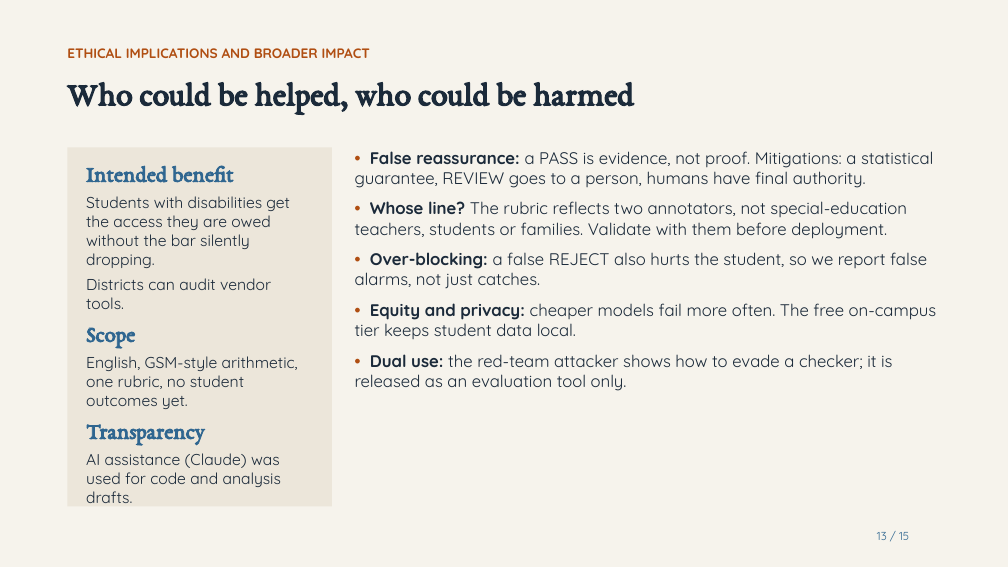
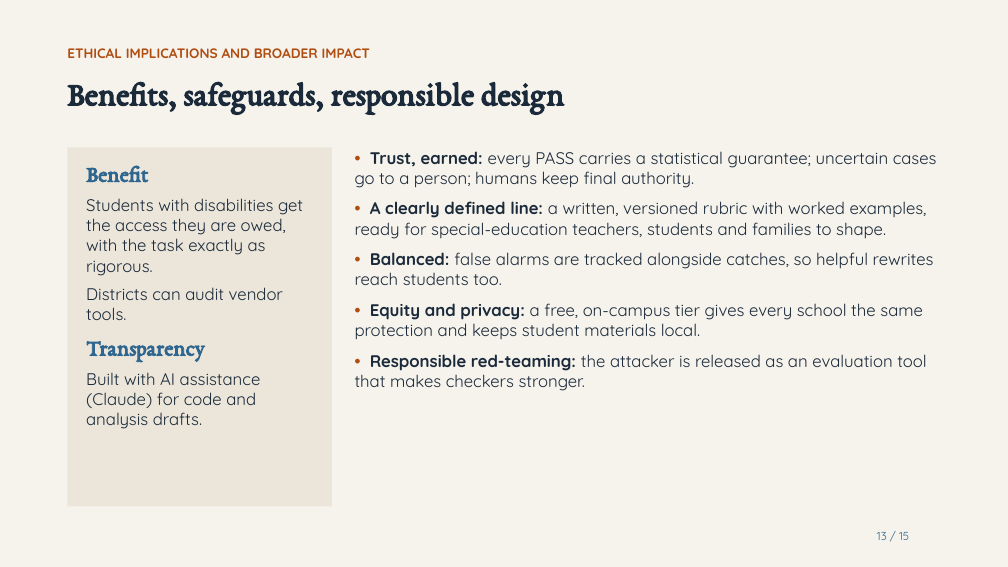
Before and after one commit to harshitaggarwal01/cs2880, a slide deck: slide 13 of docs/video/SafeAdapt-Math_video_nov23.pptx. Drawn at 1008x567 pixels with LibreOffice and Linux fonts; fonts in the diff are those of the drawing. Boxes give left, top, right and bottom in pixels: in the first picture for what was removed or moved away, otherwise in the second. Text is boxed around its words. In the diff, an @@ line names an element or a change of style, - is before the commit and + after.

Commit message:
Video deck and appendix: positive framing throughout (what's next, safeguards, budget-neutral equity)

```diff
--- a/docs/video/SafeAdapt-Math_video_nov23.pptx
+++ b/docs/video/SafeAdapt-Math_video_nov23.pptx
@@ text at [67,81,564,113]: text changed @@
-Who could be helped, who could be harmed
+Benefits, safeguards, responsible design
@@ text at [86,165,303,276]: text changed; size 15 to 16 pt @@
-Intended benefit
-Students with disabilities get the access they are owed without the bar silently dropping.
+Benefit
+Students with disabilities get the access they are owed, with the task exactly as rigorous.
@@ text at [355,151,937,391]: text changed @@
-• False reassurance: a PASS is evidence, not proof. Mitigations: a statistical guarantee, REVIEW goes to a person, humans have final authority.
-• Whose line? The rubric reflects two annotators, not special-education teachers, students or families. Validate with them before deployment.
-• Over-blocking: a false REJECT also hurts the student, so we report false alarms, not just catches.
-• Equity and privacy: cheaper models fail more often. The free on-campus tier keeps student data local.
-• Dual use: the red-team attacker shows how to evade a checker; it is released as an evaluation tool only.
+• Trust, earned: every PASS carries a statistical guarantee; uncertain cases go to a person; humans keep final authority.
+• A clearly defined line: a written, versioned rubric with worked examples, ready for special-education teachers, students and families to shape.
+• Balanced: false alarms are tracked alongside catches, so helpful rewrites reach students too.
+• Equity and privacy: a free, on-campus tier gives every school the same protection and keeps student materials local.
+• Responsible red-teaming: the attacker is released as an evaluation tool that makes checkers stronger.
@@ text at [86,287,283,362]: size 15 to 16 pt in "Districts can audit vendor tools."; more space between paragraphs @@
@@ text at [86,327,298,409]: paragraphs removed @@
-Scope
-English, GSM-style arithmetic, one rubric, no student outcomes yet.
@@ text at [86,372,261,429]: text changed; size 15 to 16 pt @@
-AI assistance (Claude) was used for code and analysis drafts.
+Built with AI assistance (Claude) for code and analysis drafts.
```
Also in this commit, not shown: 5 other slides changed, 3 other files.
